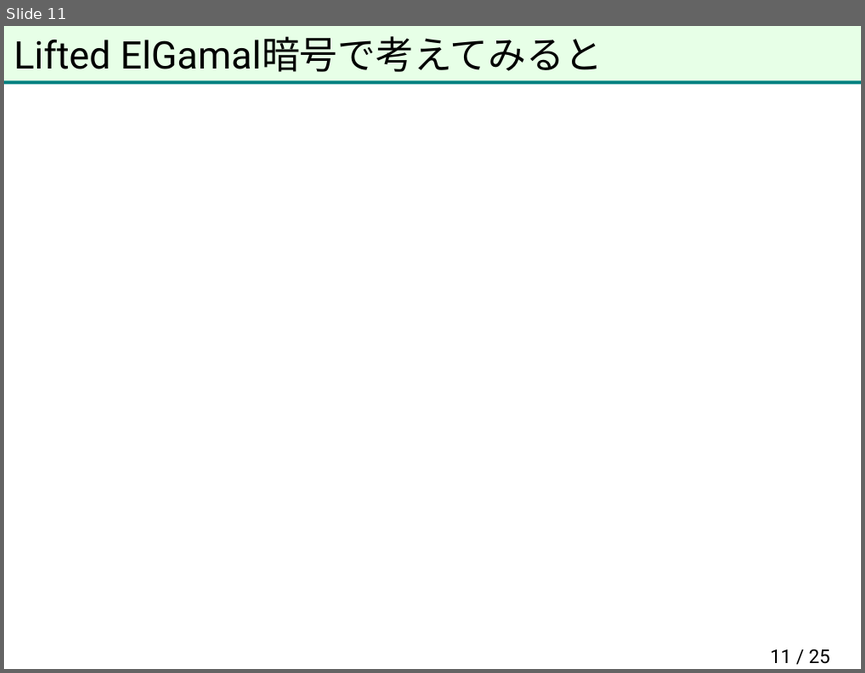
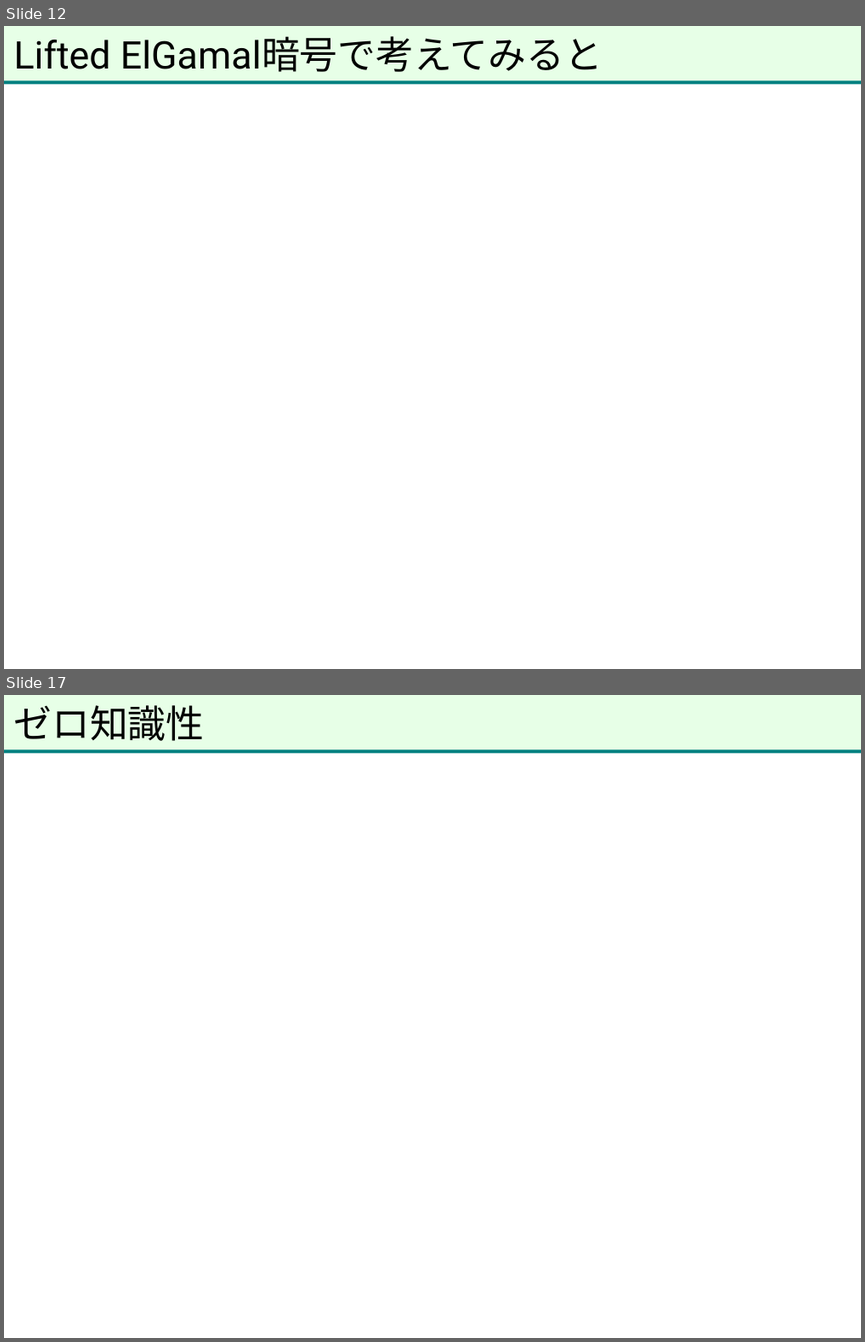
Before and after one commit to herumi/anninbon, a slide deck: lec/anninbon13.pptx. Shown one above the other, each under a label of ours: slide 11 before the commit, slides 12 and 17 after it; the slides between them are not shown. The pictures are 865x673 and 865x1342 pixels, drawn with LibreOffice and Linux fonts; fonts in the diff are those of the drawing; background and template pictures are left out. Boxes give left, top, right and bottom in pixels: in the first picture for what was removed or moved away, otherwise in the second. Text is boxed around its words. In the diff, an @@ line names an element or a change of style, - is before the commit and + after.

```diff
--- a/lec/anninbon13.pptx
+++ b/lec/anninbon13.pptx
@@ slide 17 added at (4,695,861,1338), background picture (left out); not listed: 2 template elements that a slide beside it also shows @@
@@ title added at (14,705,205,741), 32 pt, text #000000 @@
+ゼロ知識性
@@ what was slide 11 is now slide 12 @@
@@ slide 12 changed as well @@
@@ page number removed at (770,649,830,664) @@
-11 / 25
```
Also in this commit, not shown: 9 other slides changed, 7 other slides added.
